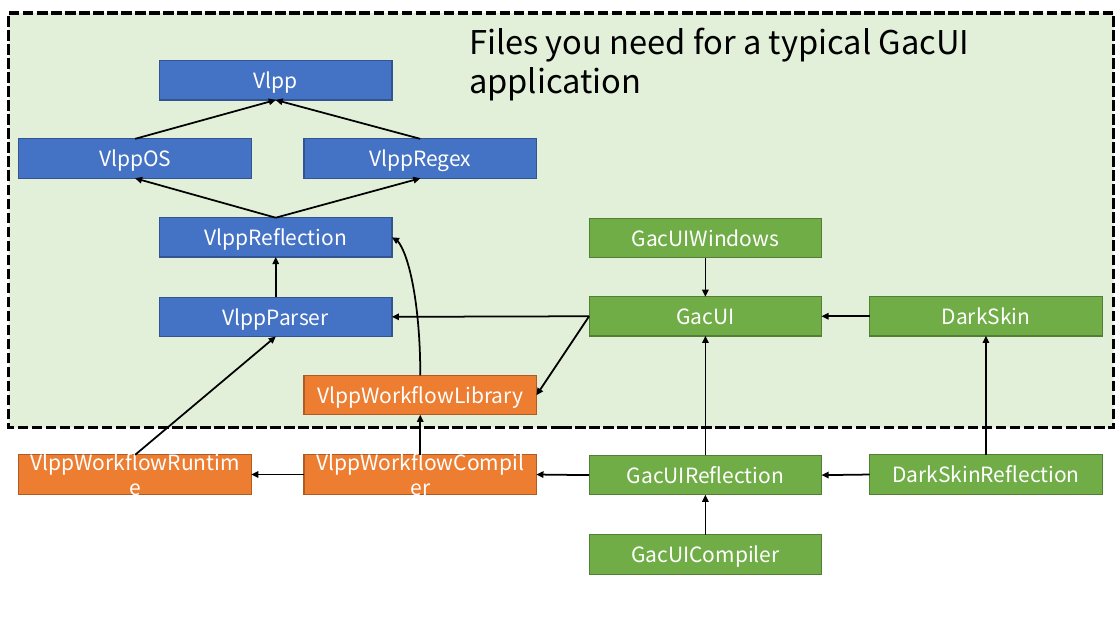
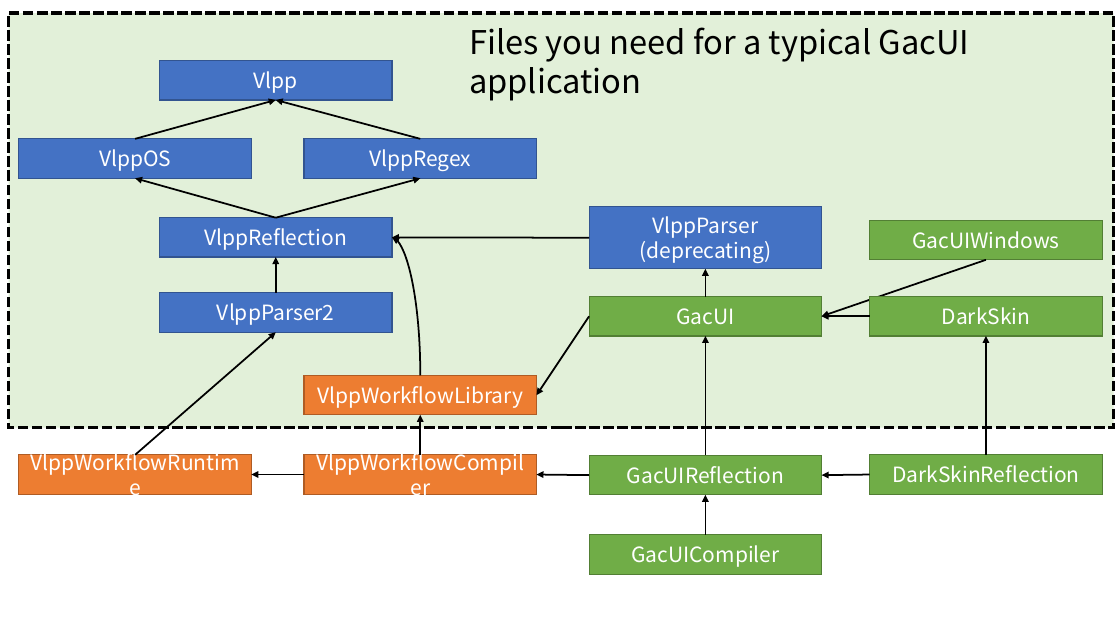
Before and after one commit to vczh-libraries/WebsiteSource, a slide deck: slide 1 of packages/Dependencies.pptx. Drawn at 1120x630 pixels with LibreOffice and Linux fonts; fonts in the diff are those of the drawing. Boxes give left, top, right and bottom in pixels: in the first picture for what was removed or moved away, otherwise in the second. Text is boxed around its words. In the diff, an @@ line names an element or a change of style, - is before the commit and + after.

```diff
--- a/packages/Dependencies.pptx
+++ b/packages/Dependencies.pptx
@@ rectangle added at (589,207,822,269), fill #4472C4, outline #325491 1 pt, 18 pt, text #FFFFFF @@
+VlppParser (deprecating)
@@ arrow moved from (589, 317) - (392, 317) to (589, 238) - (392, 238) @@
@@ rectangle "GacUIWindows": place and size @@
-rectangle "GacUIWindows" at (589,218,822,258)
+rectangle "GacUIWindows" at (870,220,1102,260)
@@ arrow moved from (276, 297) - (276, 257) to (276, 293) - (276, 257) @@
@@ arrow moved from (706, 258) - (706, 297) to (706, 297) - (706, 269) @@
@@ arrow added from (986, 260) to (822, 317), #000000 1.5 pt @@
@@ rectangle "VlppParser2": place and size @@
-rectangle "VlppParser2" at (160,297,392,337)
+rectangle "VlppParser2" at (160,293,392,333)
@@ text in rectangle at (217,303,334,325): text changed @@
-VlppParser
+VlppParser2
@@ arrow moved from (135, 455) - (276, 337) to (135, 455) - (276, 333) @@
```
Also in this commit, not shown: 1 other file.
